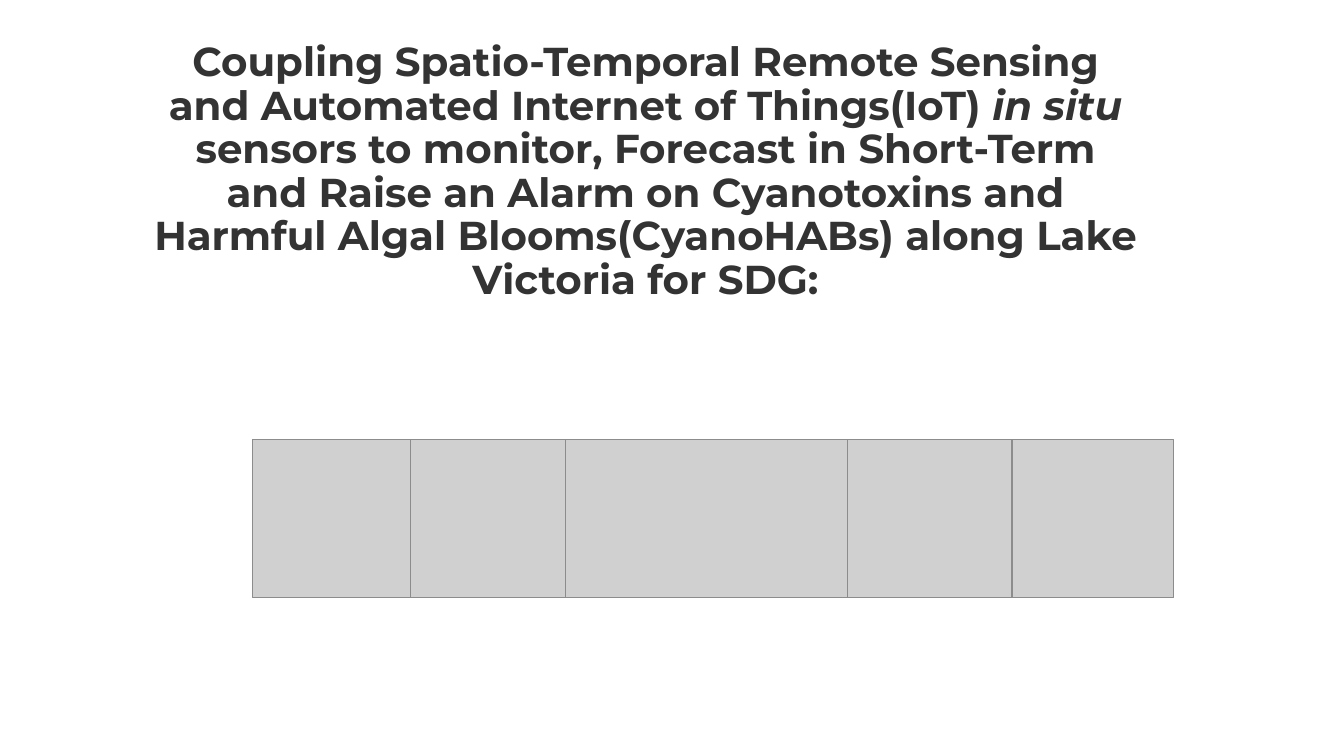
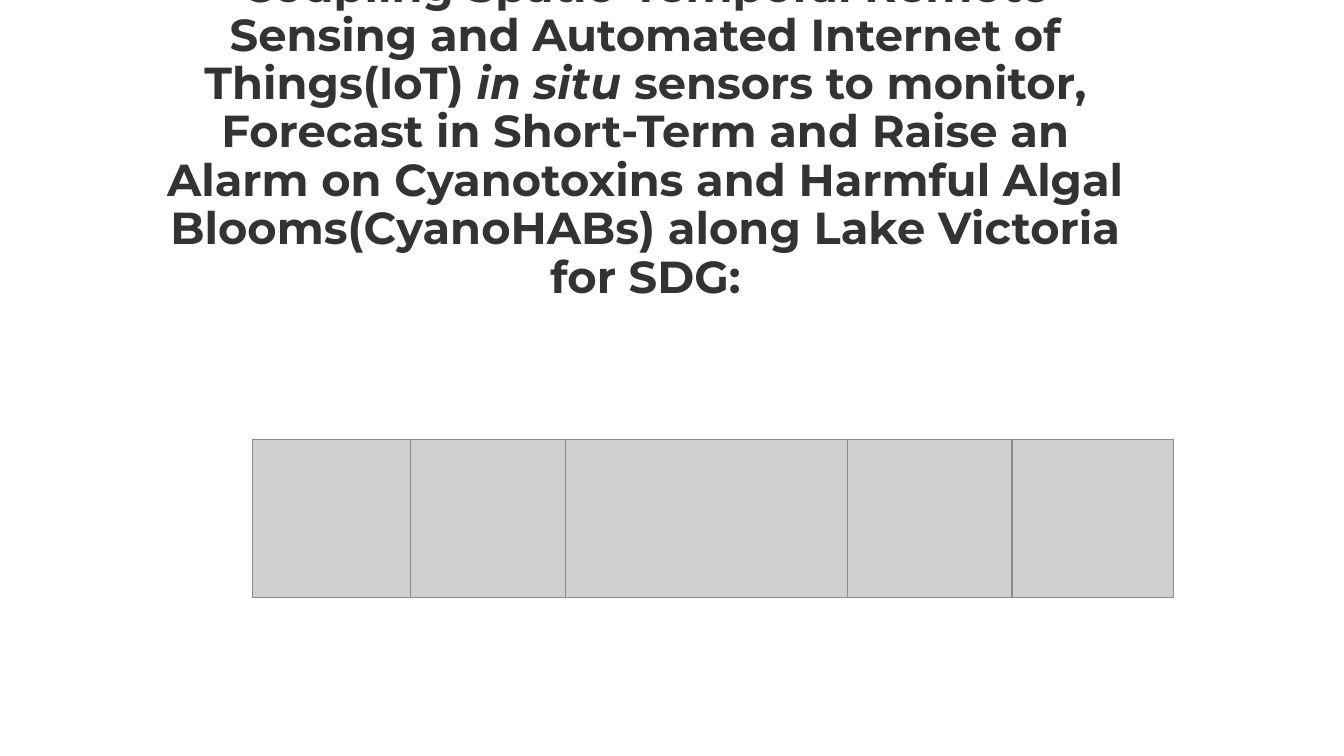
Before and after one commit to OkomoJacob/FinalYearProject, a slide deck: slide 1 of pptx.pptx. Drawn at 1344x756 pixels with LibreOffice and Linux fonts; fonts in the diff are those of the drawing; grey boxes stand for pictures. Boxes give left, top, right and bottom in pixels: in the first picture for what was removed or moved away, otherwise in the second. Text is boxed around its words. In the diff, an @@ line names an element or a change of style, - is before the commit and + after.

```diff
--- a/pptx.pptx
+++ b/pptx.pptx
@@ title "Coupling Spatio-Temporal Remote Sensing and ..." at <box>167,0,1123,294</box>: size 28.8 to 32 pt @@
```
Also in this commit, not shown: 2 slides added, 1 slide removed, 1 other file.
